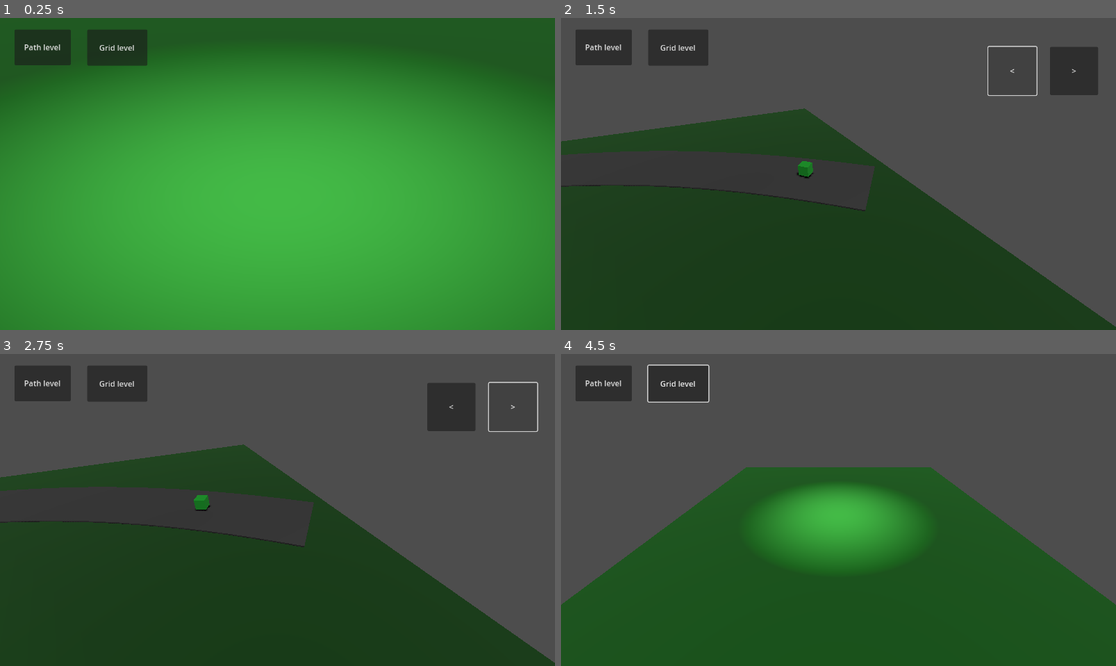
Above: before the commit, frames 1-4 (two rows, left to right).
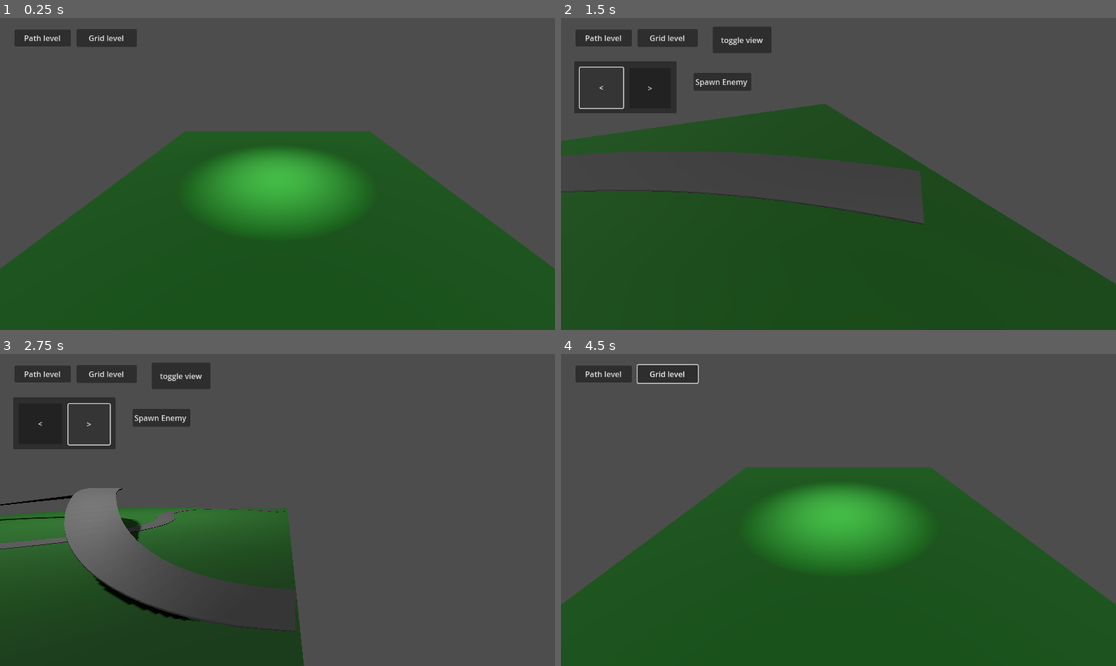
Above: after the commit, the same moments.

Repository: Hsaka/game-dev-collab
Game: Godot game, scene res://main.tscn
Same seed, same stepped clock (60 frames per second), same inputs: the game is played once before the commit and once after it.
Inputs (mouse positions are in pixels of both pictures, inside the frame that each line leads up to):
- Up to frame 1 (0.25 s): no input
- Up to frame 2 (1.5 s): click "Path level" at 0.5 s; click "<" at 1.25 s
- Up to frame 3 (2.75 s): click ">" at 2 s
- Up to frame 4 (4.5 s): click (744, 375) at 2.75 s, where only the run after the commit has a clickable "toggle view"; click "Grid level" at 3.5 s; tap Enter (ui_accept) at 4.25 s; move the mouse to (960, 494) at 4.27 s; hold D from 4.28 s (still down); hold F from 4.28 s (still down); click (960, 494) at 4.42 s

The runs differ from the first frame. In frame 1, 97% of the frame differs, in the area x 0-100%, y 0-100%; in frame 2, 14%; in frame 3, 38%; in frame 4, 1.7%.
Error in both runs: Attempt to call function 'queue_free' in base 'null instance' on a null instance. (res://level_selector.gd:7)

Commit message:
added ability to spawn enemies on different rows in path level

Diff:
--- a/grid_level/grid_level.tscn
+++ b/grid_level/grid_level.tscn
@@ -1,8 +1,6 @@
-[gd_scene load_steps=7 format=3 uid="uid://dtfm45ty8crjn"]
+[gd_scene load_steps=5 format=3 uid="uid://dtfm45ty8crjn"]
 
-[ext_resource type="Script" path="res://addons/phantom_camera/scripts/phantom_camera/phantom_camera_3D.gd" id="1_a4rxc"]
 [ext_resource type="Script" path="res://grid_level/grid_level.gd" id="1_ot3hx"]
-[ext_resource type="Script" path="res://addons/phantom_camera/scripts/phantom_camera_host/phantom_camera_host.gd" id="2_rmxj6"]
 
 [sub_resource type="StandardMaterial3D" id="StandardMaterial3D_sd052"]
 albedo_color = Color(0, 0.309804, 0.0313726, 1)
@@ -13,18 +11,6 @@
 
 [node name="grid_level" type="Node3D"]
 script = ExtResource("1_ot3hx")
-
-[node name="PhantomCamera3D" type="Node3D" parent="."]
-transform = Transform3D(1, 0, 0, 0, 0.87744, 0.479687, 0, -0.479687, 0.87744, 0, 3.30499, 4.49334)
-script = ExtResource("1_a4rxc")
-priority_override = false
-priority = 0
-follow_mode = 0
-look_at_mode = 0
-tween_parameters = null
-tween_on_load = true
-inactive_update_mode = 0
-camera_3D_resource = null
 
 [node name="SpotLight3D" type="SpotLight3D" parent="."]
 transform = Transform3D(1, 0, 0, 0, 0.192282, 0.98134, 0, -0.98134, 0.192282, 0, 3.35656, -0.724042)
@@ -46,6 +32,3 @@
 
 [node name="Camera3D" type="Camera3D" parent="."]
 transform = Transform3D(1, 0, 0, 0, 0.87744, 0.479687, 0, -0.479687, 0.87744, 0, 3.30499, 4.49334)
-
-[node name="PhantomCameraHost" type="Node" parent="Camera3D"]
-script = ExtResource("2_rmxj6")
--- a/main.tscn
+++ b/main.tscn
@@ -11,14 +11,14 @@
 offset_left = 30.0
 offset_top = 24.0
 offset_right = 147.0
-offset_bottom = 98.0
+offset_bottom = 59.0
 text = "Path level"
 
 [node name="grid_level" type="Button" parent="."]
-offset_left = 181.0
-offset_top = 24.0
-offset_right = 306.0
-offset_bottom = 99.0
+offset_left = 159.0
+offset_top = 23.0
+offset_right = 284.0
+offset_bottom = 60.0
 text = "Grid level"
 
 [connection signal="button_down" from="path_level" to="." method="_on_path_level_2_button_down"]
--- /dev/null
+++ b/path_level/enemy.tscn
@@ -0,0 +1,13 @@
+[gd_scene load_steps=3 format=3 uid="uid://dujhwvayaf3de"]
+
+[sub_resource type="StandardMaterial3D" id="StandardMaterial3D_t46xd"]
+albedo_color = Color(0, 0.172549, 0.631373, 1)
+
+[sub_resource type="BoxMesh" id="BoxMesh_oa5ph"]
+material = SubResource("StandardMaterial3D_t46xd")
+
+[node name="enemy" type="Node3D"]
+
+[node name="MeshInstance3D" type="MeshInstance3D" parent="."]
+transform = Transform3D(0.3, 0, 0, 0, 0.3, 0, 0, 0, 0.3, 0, 0, 0)
+mesh = SubResource("BoxMesh_oa5ph")
--- a/path_level/enemy_path.gd
+++ b/path_level/enemy_path.gd
@@ -1,20 +1,42 @@
+@tool
 extends Path3D
 
+@export var path_seed = 0
 @export var wander_scale = 0.5
+@export var row_x_value = 0.0
+@export var row_count = 4
+@export var road_width = 1.0
+var enemies = []
 
 # Called when the node enters the scene tree for the first time.
 func _ready():
 	pass # Replace with function body.
 
 var x = 0.0
+var rand = 0.0
 # Called every frame. 'delta' is the elapsed time since the previous frame.
-func _process(delta):
-	$PathFollow3D.progress += delta
-	x = $PathFollow3D.progress
-	$PathFollow3D/Node3D.position = Vector3(wander_scale*
-		sin(x)/10 +
-		sin(3.5*x)/20,
-		0, 0)
-	$PathFollow3D/Node3D/MeshInstance3D.rotation_degrees = Vector3(0,
-		((cos(x)/10) + (3.5*cos(3.5*x)/20))*-110*wander_scale,
-		0)
+func _process(delta, row_x_value = row_x_value, road_width=road_width, row_count=row_count):
+	for e in range(len(enemies)):
+		enemies[e].progress += delta
+
+		row_count = 4
+		road_width = 1.0
+
+		rand = ((1+e) % row_count)/2.0 - 1.0
+		x = enemies[e].progress + e**2
+		enemies[e].get_child(0).position = Vector3(rand + (wander_scale*
+			sin(x)/10 +
+			sin(3.5*x)/20),
+			0, 0)
+
+		enemies[e].get_child(0).rotation_degrees = Vector3(0,
+			((cos(x)/10) + (3.5*cos(3.5*x)/20))*-114.59*wander_scale,
+			0)
+
+
+func _on_enemy_pressed():
+	var enemy_controller = PathFollow3D.new()
+	var enemy = preload('res://path_level/enemy.tscn').instantiate()
+	enemy_controller.add_child(enemy)
+	add_child(enemy_controller)
+	enemies.append(enemy_controller)
--- a/path_level/path_level.gd
+++ b/path_level/path_level.gd
@@ -1,16 +1,18 @@
 extends Node3D
 
+@onready var enemy_path = $enemy_path
 
 # Called when the node enters the scene tree for the first time.
 func _ready():
 	pass # Replace with function body.
 
+@export var camera_view = true
 const camera_speed = 0.005
 @export var direction = 0
 
 # Called every frame. 'delta' is the elapsed time since the previous frame.
 func _process(delta):
-	$camera_path/PathFollow3D.progress_ratio += direction*camera_speed
+	$camera_path/close_up_view.progress_ratio += direction*camera_speed
 	$enemy_path/camera_follow.progress_ratio += direction*camera_speed
 
 func _on_left_button_down():
@@ -24,3 +26,18 @@
 
 func _on_right_button_up():
 	direction += 1
+
+func _on_toggle_view_pressed():
+	#if(camera_view):
+		#var camera = $camera_path/close_up_view/camera
+		#camera.look_at_Mode('None')
+		#camera.get_parent().remove_child(camera)
+		#$top_view.add_child(camera)
+		#$camera_path/camera_move.visible = false
+	#else:
+		#var camera = $camera_path/close_up_view/camera
+		#camera.get_parent().remove_child(camera)
+		#$camera_path/close_up_view/camera.add_child(camera)
+		#$camera_path/camera_move.visible = true
+	#camera_view = !camera_view
+	pass
--- a/path_level/path_level.tscn
+++ b/path_level/path_level.tscn
@@ -13,22 +13,6 @@
 }
 point_count = 6
 
-[sub_resource type="StandardMaterial3D" id="StandardMaterial3D_4xg36"]
-albedo_color = Color(0, 0.568627, 0.117647, 1)
-
-[sub_resource type="BoxMesh" id="BoxMesh_ujonl"]
-material = SubResource("StandardMaterial3D_4xg36")
-
-[sub_resource type="BoxMesh" id="BoxMesh_0te3y"]
-
-[sub_resource type="StandardMaterial3D" id="StandardMaterial3D_jdn6k"]
-albedo_color = Color(1, 0, 0, 1)
-
-[sub_resource type="BoxMesh" id="BoxMesh_gy8eo"]
-
-[sub_resource type="StandardMaterial3D" id="StandardMaterial3D_5y8mk"]
-albedo_color = Color(0, 0, 1, 1)
-
 [sub_resource type="BoxMesh" id="BoxMesh_j33iy"]
 
 [sub_resource type="StandardMaterial3D" id="StandardMaterial3D_dhga7"]
@@ -39,8 +23,6 @@
 metallic = 0.51
 metallic_specular = 0.78
 roughness = 0.55
-
-[sub_resource type="BoxMesh" id="BoxMesh_uj28y"]
 
 [sub_resource type="Curve3D" id="Curve3D_1r4fn"]
 _data = {
@@ -54,7 +36,7 @@
 script = ExtResource("1_drjvm")
 
 [node name="Camera3D" type="Camera3D" parent="."]
-transform = Transform3D(0.88385, 0.25462, -0.392383, 0, 0.83886, 0.544344, 0.467757, -0.481119, 0.741429, 16.1095, 3.00005, -10.1495)
+transform = Transform3D(0.88385, 0.25462, -0.392383, 0, 0.83886, 0.544343, 0.467757, -0.481119, 0.741428, 16.1095, 3.00005, -10.1495)
 
 [node name="PhantomCameraHost" type="Node" parent="Camera3D"]
 script = ExtResource("1_xs655")
@@ -62,34 +44,16 @@
 [node name="enemy_path" type="Path3D" parent="."]
 curve = SubResource("Curve3D_du84n")
 script = ExtResource("3_nujw2")
+path_seed = null
+row_x_value = null
+row_count = null
+road_width = null
 
 [node name="camera_follow" type="PathFollow3D" parent="enemy_path"]
 transform = Transform3D(0.663747, 7.54539e-08, 0.747942, 1.28124e-09, 1, -1.02017e-07, -0.747942, 6.86732e-08, 0.663747, 18.2721, 4.5038e-08, -14.2358)
 progress = 0.892418
 
 [node name="target" type="Node3D" parent="enemy_path/camera_follow"]
-
-[node name="PathFollow3D" type="PathFollow3D" parent="enemy_path"]
-transform = Transform3D(0.663747, 7.54539e-08, 0.747942, 1.28124e-09, 1, -1.02017e-07, -0.747942, 6.86732e-08, 0.663747, 18.2721, 4.5038e-08, -14.2358)
-progress = 0.892418
-
-[node name="Node3D" type="Node3D" parent="enemy_path/PathFollow3D"]
-
-[node name="MeshInstance3D" type="MeshInstance3D" parent="enemy_path/PathFollow3D/Node3D"]
-transform = Transform3D(0.3, 0, 0, 0, 0.3, 0, 0, 0, 0.3, 0, 0, 0)
-mesh = SubResource("BoxMesh_ujonl")
-
-[node name="start" type="MeshInstance3D" parent="enemy_path"]
-transform = Transform3D(0.3, 0, 0, 0, 0.3, 0, 0, 0, 0.3, 3.14655, 0, -4.03213)
-mesh = SubResource("BoxMesh_0te3y")
-skeleton = NodePath("")
-surface_material_override/0 = SubResource("StandardMaterial3D_jdn6k")
-
-[node name="end" type="MeshInstance3D" parent="enemy_path"]
-transform = Transform3D(0.3, 0, 0, 0, 0.3, 0, 0, 0, 0.3, -3.27653, 0, 1.93861)
-mesh = SubResource("BoxMesh_gy8eo")
-skeleton = NodePath("../start")
-surface_material_override/0 = SubResource("StandardMaterial3D_5y8mk")
 
 [node name="DirectionalLight3D" type="DirectionalLight3D" parent="."]
 transform = Transform3D(0.906377, 0.416772, 0.0691446, -0.306559, 0.536215, 0.786444, 0.290692, -0.734012, 0.613779, 21.3892, 5.57267, 1.83407)
@@ -103,8 +67,8 @@
 [node name="SpotLight3D" type="SpotLight3D" parent="."]
 transform = Transform3D(1, 0, 0, 0, 0.192282, 0.98134, 0, -0.98134, 0.192282, 0, 23.0791, 0.924223)
 light_energy = 7.27
-spot_range = 42.5301
-spot_angle = 36.3063
+spot_range = 67.8702
+spot_angle = 54.1535
 
 [node name="CSGPolygon3D" type="CSGPolygon3D" parent="."]
 transform = Transform3D(1, 0, 0, 0, 1, 0, 0, 0, 1, 0, -0.351924, 0)
@@ -121,46 +85,70 @@
 path_u_distance = 1.0
 path_joined = false
 
-[node name="MeshInstance3D" type="MeshInstance3D" parent="."]
-transform = Transform3D(1, 0, 0, 0, 1, 0, 0, 0, 1, 2.12905, 0, 0)
-mesh = SubResource("BoxMesh_uj28y")
-
 [node name="camera_path" type="Path3D" parent="."]
 curve = SubResource("Curve3D_1r4fn")
 script = ExtResource("3_hjnxn")
 
-[node name="PathFollow3D" type="PathFollow3D" parent="camera_path"]
+[node name="close_up_view" type="PathFollow3D" parent="camera_path"]
 transform = Transform3D(0.768218, 0, 0.640179, 0, 0.999998, 0, -0.640178, 0, 0.768218, 16.1095, 3.00005, -10.1495)
 
-[node name="PhantomCamera3D" type="Node3D" parent="camera_path/PathFollow3D"]
-transform = Transform3D(0.379547, 0.503612, -0.776093, 0, 0.838862, 0.544345, 0.925172, -0.206604, 0.318388, 0, 0, 0)
+[node name="camera" type="Node3D" parent="camera_path/close_up_view"]
+
+[node name="PhantomCamera3D" type="Node3D" parent="camera_path/close_up_view/camera"]
+transform = Transform3D(0.379547, 0.503612, -0.776092, 0, 0.838862, 0.544344, 0.925173, -0.206604, 0.318387, 0, 0, 0)
 script = ExtResource("2_xe0q7")
 priority_override = false
 priority = 0
 follow_mode = 0
 look_at_mode = 2
-look_at_target = NodePath("../../../enemy_path/camera_follow/target")
+look_at_target = NodePath("../../../../enemy_path/camera_follow/target")
 look_at_parameters/look_at_target_offset = Vector3(0, 0, 0)
 tween_parameters = null
 tween_on_load = true
 inactive_update_mode = 0
 camera_3D_resource = null
 
-[node name="left" type="Button" parent="camera_path"]
-offset_left = 887.0
-offset_top = 60.0
-offset_right = 987.0
-offset_bottom = 160.0
+[node name="camera_move" type="ItemList" parent="camera_path"]
+offset_left = 27.0
+offset_top = 90.0
+offset_right = 240.0
+offset_bottom = 198.0
+
+[node name="left" type="Button" parent="camera_path/camera_move"]
+layout_mode = 0
+offset_left = 12.0
+offset_top = 13.0
+offset_right = 102.0
+offset_bottom = 97.0
 text = "<"
 
-[node name="right" type="Button" parent="camera_path"]
-offset_left = 1015.0
-offset_top = 60.0
-offset_right = 1115.0
-offset_bottom = 160.0
+[node name="right" type="Button" parent="camera_path/camera_move"]
+layout_mode = 0
+offset_left = 115.0
+offset_top = 14.0
+offset_right = 201.0
+offset_bottom = 98.0
 text = ">"
 
-[connection signal="button_down" from="camera_path/left" to="." method="_on_left_button_down"]
-[connection signal="button_up" from="camera_path/left" to="." method="_on_left_button_up"]
-[connection signal="button_down" from="camera_path/right" to="." method="_on_right_button_down"]
-[connection signal="button_up" from="camera_path/right" to="." method="_on_right_button_up"]
+[node name="top_view" type="Node3D" parent="."]
+
+[node name="toggle_view" type="Button" parent="."]
+offset_left = 315.0
+offset_top = 18.0
+offset_right = 437.0
+offset_bottom = 73.0
+text = "toggle view"
+
+[node name="enemy" type="Button" parent="."]
+offset_left = 275.0
+offset_top = 114.0
+offset_right = 334.0
+offset_bottom = 151.0
+text = "Spawn Enemy "
+
+[connection signal="button_down" from="camera_path/camera_move/left" to="." method="_on_left_button_down"]
+[connection signal="button_up" from="camera_path/camera_move/left" to="." method="_on_left_button_up"]
+[connection signal="button_down" from="camera_path/camera_move/right" to="." method="_on_right_button_down"]
+[connection signal="button_up" from="camera_path/camera_move/right" to="." method="_on_right_button_up"]
+[connection signal="pressed" from="toggle_view" to="." method="_on_toggle_view_pressed"]
+[connection signal="pressed" from="enemy" to="enemy_path" method="_on_enemy_pressed"]
Not shown: 1 places in path_level/path_level.tscn that only renumber resources
Not shown, changed: build/web/index.html
Not shown, changed: build/web/index.pck
